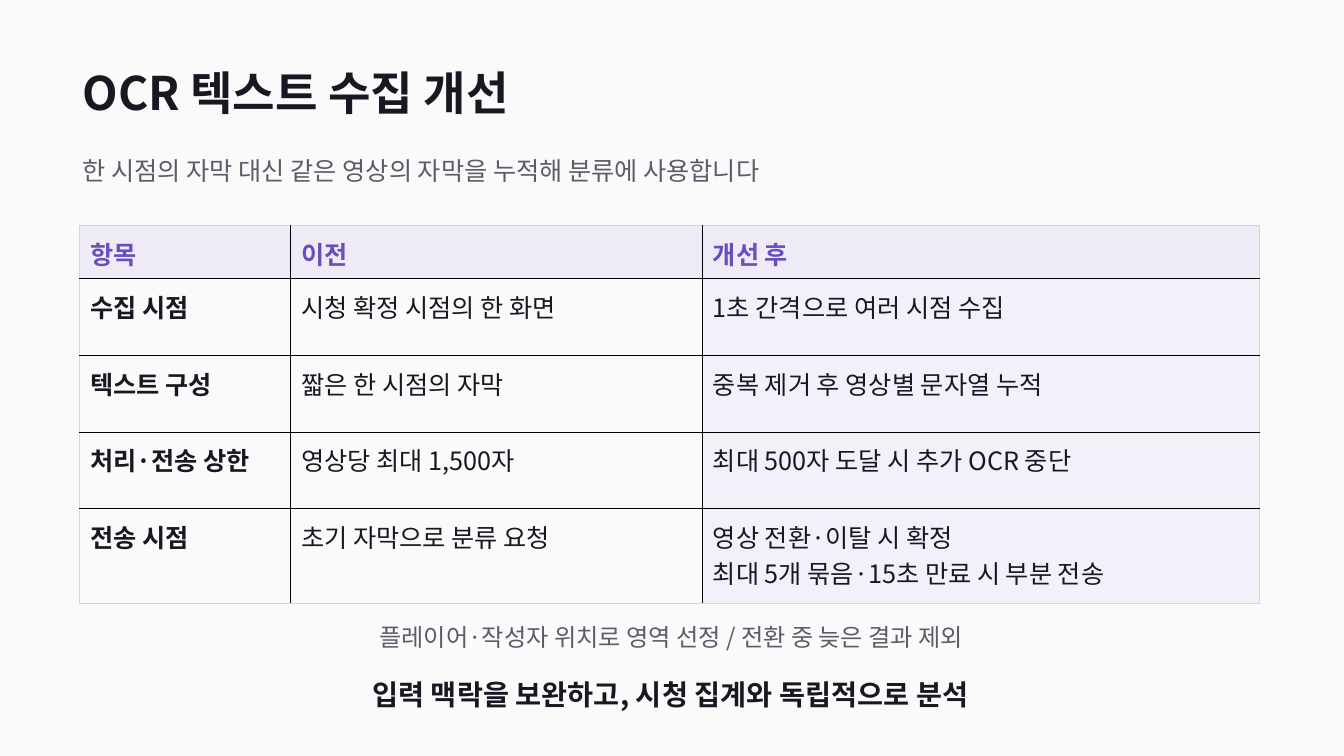
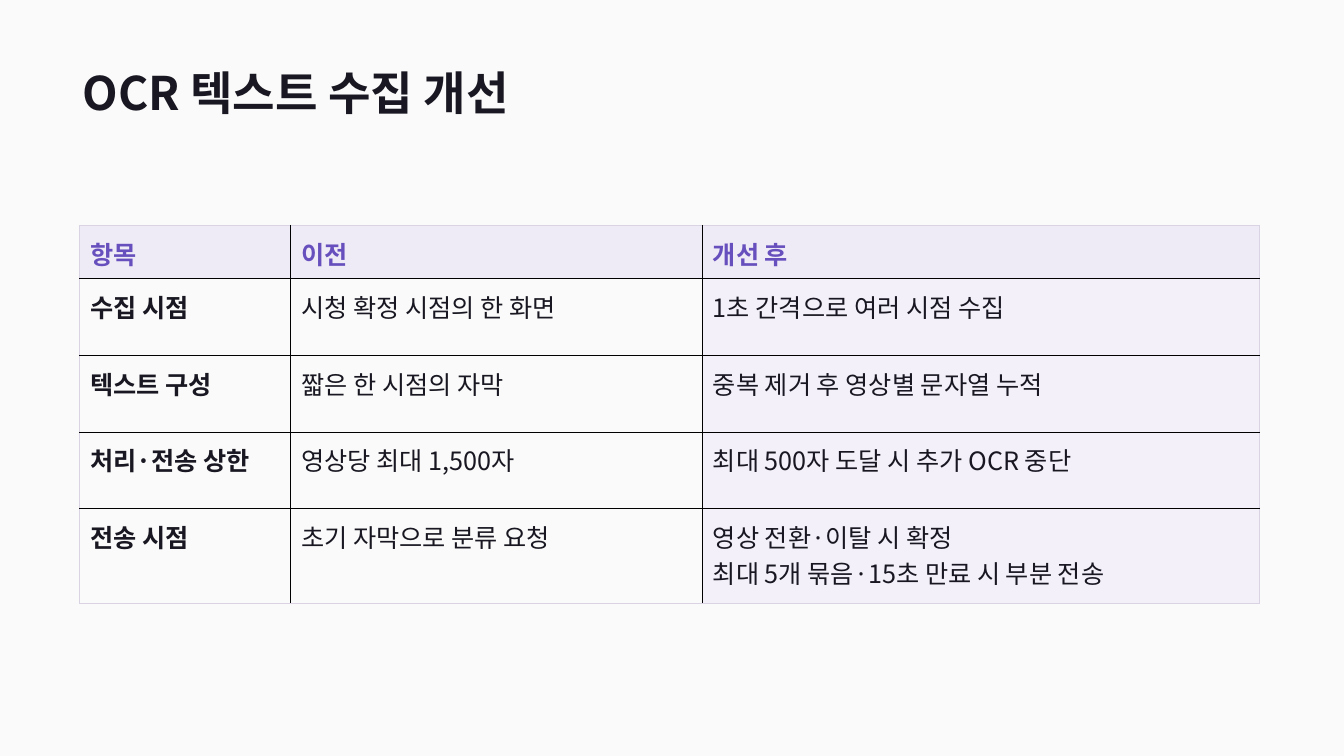
Before and after one commit to Spearoad/DopamineCut, a slide deck: slide 11 of Application/26-2/DopamineCut_최종발표.pptx. Drawn at 1344x756 pixels with LibreOffice and Linux fonts; fonts in the diff are those of the drawing. Boxes give left, top, right and bottom in pixels: in the first picture for what was removed or moved away, otherwise in the second. Text is boxed around its words. In the diff, an @@ line names an element or a change of style, - is before the commit and + after.

```diff
--- a/Application/26-2/DopamineCut_최종발표.pptx
+++ b/Application/26-2/DopamineCut_최종발표.pptx
@@ text removed at (x1=83, y1=159, x2=759, y2=182) @@
-한 시점의 자막 대신 같은 영상의 자막을 누적해 분류에 사용합니다
@@ text removed at (x1=379, y1=626, x2=962, y2=648) @@
-플레이어·작성자 위치로 영역 선정 / 전환 중 늦은 결과 제외
@@ text removed at (x1=372, y1=681, x2=968, y2=711) @@
-입력 맥락을 보완하고, 시청 집계와 독립적으로 분석
```
Also in this commit, not shown: 4 other slides changed, 1 slide added, 1 slide removed.
